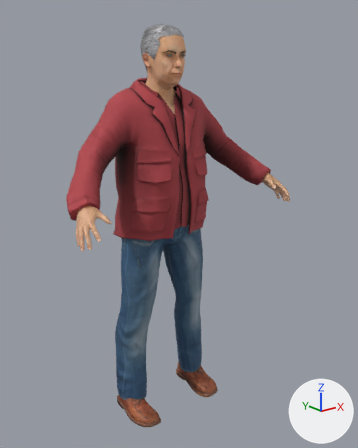
The glTF model public/life/assets/cast/grandfather.glb as it was, and as the next commit left it.
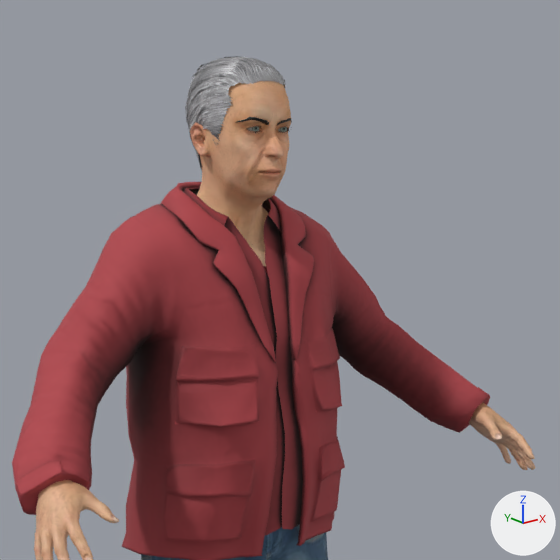
Each version appears first whole from a camera (50 mm lens) standing at (-1.257, -1.723, 1.538) and looking at (0.034, -0.109, 0.892), and next in a close-up on the part from 17% to 84% of the width and 0% to 54% of the height. Every picture has the same lights, and +X, +Y and +Z are marked at lower right. The first two pictures are the older version.

Names of what the first close-up shows: 'Body', 'Clothes', 'Hair', 'Head' and 2 more.
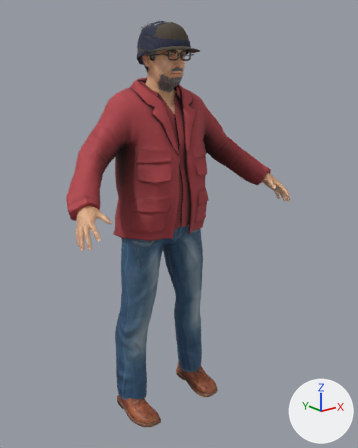
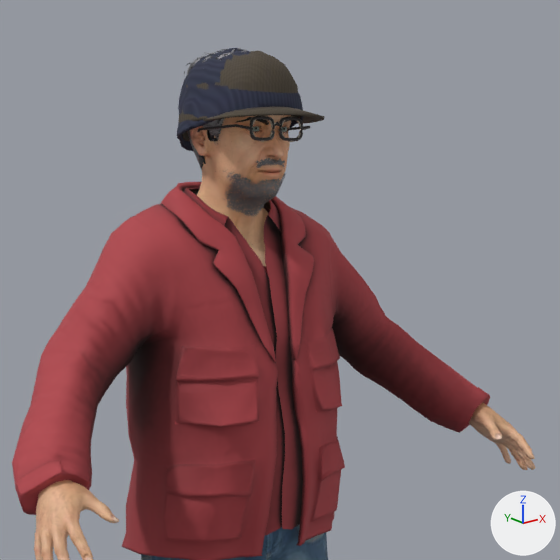
The change, as a diff of the scene's bpy script:
```diff
--- a/public/life/assets/cast/grandfather.glb.py
+++ b/public/life/assets/cast/grandfather.glb.py
@@ mat_acc_moustache @@
+mat_acc_moustache = bpy.data.materials.new('acc_moustache')
+# uses the picture img_acc_moustache_strands
@@ mat_acc_beard @@
+mat_acc_beard = bpy.data.materials.new('acc_beard')
+# uses the picture img_acc_beard_strands
@@ ob_hair_hat @@
+ob_hair_hat = bpy.data.objects.new('Hair_hat', me_grandfather_hair_001)  # 865 vertices, 1050 faces; spans x -0.076..0.077, y -0.138..0.057, z 1.503..1.7
+ob_hair_hat.location = (0.0, 0.0, 0.0)
@@ ob_hair2 @@
+ob_hair2 = bpy.data.objects.new('Hair2', me_grandfather_hair2)  # 2984 vertices, 3678 faces; spans x -0.077..0.076, y -0.144..0.063, z 1.514..1.717; in mat_grandfather_hair2 (picture img_short01_diffuse)
+ob_hair2.location = (0.0, 0.0, 0.0)
@@ ob_acc_moustache @@
+ob_acc_moustache = bpy.data.objects.new('Acc_moustache', me_grandfather_head_001)  # 211 vertices, 284 faces; spans x -0.0336..0.0336, y -0.1662..-0.1215, z 1.5204..1.5425
+ob_acc_moustache.location = (0.0, 0.0, 0.0)
@@ ob_acc_glasses_square @@
+ob_acc_glasses_square = bpy.data.objects.new('Acc_glasses_square', me_acc_glasses_square)  # 402 vertices, 792 faces; spans x -0.079..0.079, y -0.159..-0.017, z 1.559..1.605; in mat_acc_glasses_square (dark grey #383535)
+ob_acc_glasses_square.location = (0.0, 0.0, 0.0)
@@ ob_acc_glasses_round @@
+ob_acc_glasses_round = bpy.data.objects.new('Acc_glasses_round', me_acc_glasses_round)  # 402 vertices, 792 faces; spans x -0.078..0.078, y -0.158..-0.018, z 1.56..1.607; in mat_acc_glasses_round (light grey #c4bcad)
+ob_acc_glasses_round.location = (0.0, 0.0, 0.0)
@@ ob_acc_cap_flat @@
+ob_acc_cap_flat = bpy.data.objects.new('Acc_cap_flat', me_acc_cap_flat)  # 1158 vertices, 2312 faces; spans x -0.106..0.106, y -0.211..0.066, z 1.567..1.716; in mat_acc_cap (picture img_acc_cap_tweed)
+ob_acc_cap_flat.location = (0.0, 0.0, 0.0)
@@ ob_acc_beard @@
+ob_acc_beard = bpy.data.objects.new('Acc_beard', me_grandfather_head_002)  # 590 vertices, 912 faces; spans x -0.0696..0.0696, y -0.1666..-0.0587, z 1.4429..1.5444
+ob_acc_beard.location = (0.0, 0.0, 0.0)
@@ ob_acc_beanie @@
+ob_acc_beanie = bpy.data.objects.new('Acc_beanie', me_acc_beanie)  # 1108 vertices, 2212 faces; spans x -0.111..0.111, y -0.165..0.067, z 1.552..1.717; in mat_acc_beanie (picture img_acc_beanie_knit)
+ob_acc_beanie.location = (0.0, 0.0, 0.0)
```

Where the change shows, as pixel boxes [x1, y1, x2, y2] in the close-ups (560 x 560 px):
'Acc_beanie', added (blue): after [177, 48, 303, 151]
'Acc_cap_flat', added (brown): after [178, 51, 324, 142]
'Acc_beard', added: after [215, 159, 286, 216]
'Acc_glasses_square', added: after [193, 116, 310, 147]
'Hair2', added (mostly hidden): after [184, 48, 248, 169]
'Acc_glasses_round', added: after [252, 116, 301, 142]
'Acc_moustache', added: after [256, 158, 285, 168]
'Hair_hat', added (mostly hidden): after [201, 119, 224, 146]
